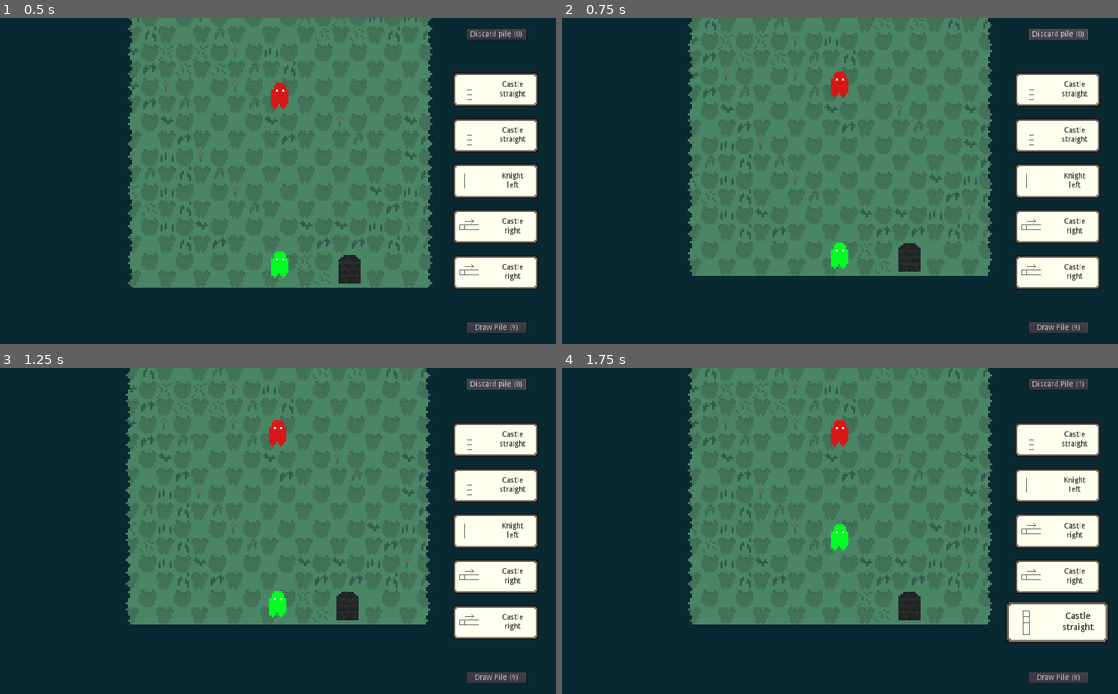
Above: before the commit, frames 1-4 (two rows, left to right).
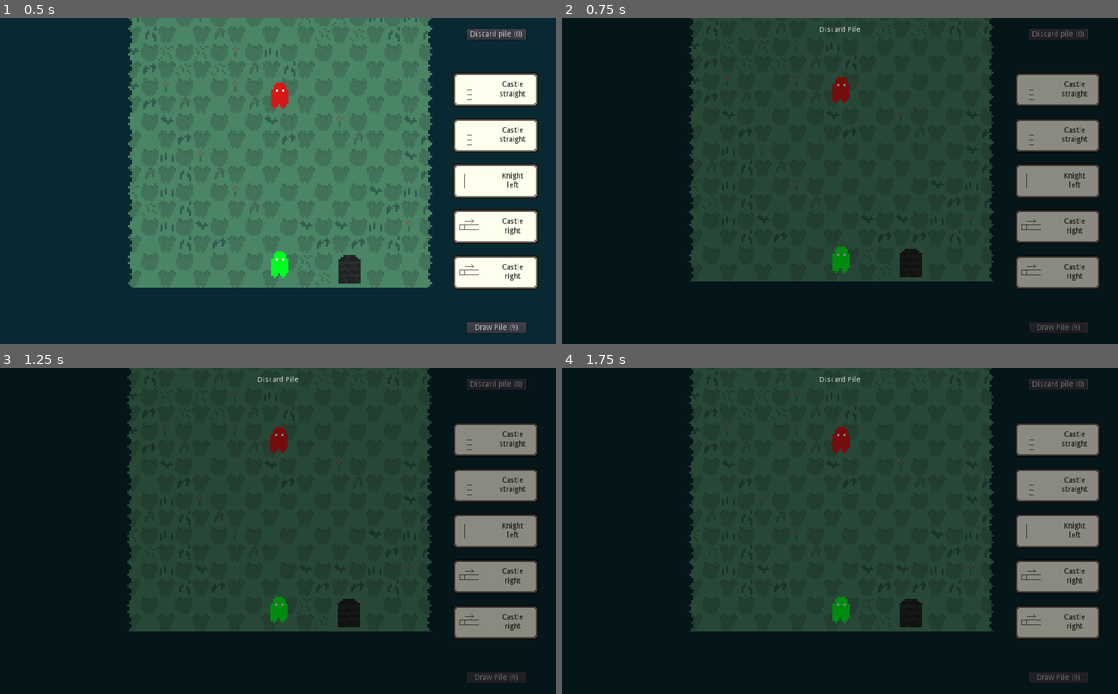
Above: after the commit, the same moments.

Repository: tomdrever/GodotGhostGame
Game: Godot game, scene res://src/scenes/GameScene.tscn
Same seed, same stepped clock (60 frames per second), same inputs: the game is played once before the commit and once after it.
Inputs (mouse positions are in pixels of both pictures, inside the frame that each line leads up to):
- Up to frame 1 (0.5 s): no input
- Up to frame 2 (0.75 s): click "Discard pile (0)" at 0.5 s
- Up to frame 3 (1.25 s): no input
- Up to frame 4 (1.75 s): click (1056, 439) at 1.25 s, where only the run before the commit has a clickable "Castle straight"

Frame 1 is identical in both runs. In frame 2, 52% of the frame differs, in the area x 22-97%, y 0-97%; in frame 3, 52%; in frame 4, 52%, in the area x 22-99%, y 0-97%.

Commit message:
Added card collections to display the draw and discard pile

Diff:
--- a/project.godot
+++ b/project.godot
@@ -9,11 +9,6 @@
 config_version=4
 
 _global_script_classes=[ {
-"base": "Reference",
-"class": "Action",
-"language": "GDScript",
-"path": "res://src/Action.gd"
-}, {
 "base": "TextureButton",
 "class": "Card",
 "language": "GDScript",
@@ -33,19 +28,12 @@
 "class": "Level",
 "language": "GDScript",
 "path": "res://src/Level.gd"
-}, {
-"base": "Action",
-"class": "Movement",
-"language": "GDScript",
-"path": "res://src/Movement.gd"
 } ]
 _global_script_class_icons={
-"Action": "",
 "Card": "",
 "DungeonLevel": "",
 "GameBoardActor": "",
-"Level": "",
-"Movement": ""
+"Level": ""
 }
 
 [application]
--- a/src/Action.gd
+++ /dev/null
@@ -1,4 +0,0 @@
-class_name Action
-
-func play(actor: Node2D) -> void:
-	pass
--- a/src/Movement.gd
+++ /dev/null
@@ -1,14 +0,0 @@
-extends Action
-
-class_name Movement
-
-var directions : = [Vector2(1, 0), Vector2(0, -1), Vector2(0, -1), Vector2(0, -1)]
-
-signal move(actor, directions)
-
-# Called when the node enters the scene tree for the first time.
-func _ready() -> void:
-	pass # Replace with function body.
-
-func play(actor: Node2D) -> void:
-	emit_signal("move", actor, directions)
--- a/src/TurnManager.gd
+++ /dev/null
@@ -1,7 +0,0 @@
-extends Node
-
-# needs to be reactive i.e. reacts to player's turn ending
-# need player_turn_ended signal which, when received, triggers looping thru of all
-# other actors turns - using signals and defered_calls
-# AIGameBoardActor class - has take_turn() function - enemies and such extend that
-# instead of just gameboardactor
--- /dev/null
+++ b/src/scenes/deck/CardCollection.gd
@@ -0,0 +1,31 @@
+extends Control
+
+export(String) var title : = ""
+
+signal children_changed
+
+func _ready() -> void:
+	$Title.text = title
+
+func add_card(card: Node) -> void:
+	$GridContainer.add_child(card, false)
+	emit_signal("children_changed")
+
+func remove_card(card: Node) -> void:
+	$GridContainer.remove_child(card)
+	emit_signal("children_changed")
+
+func get_cards():
+	return $GridContainer.get_children()
+
+func get_card_count():
+	return $GridContainer.get_child_count()
+
+func _input(event):
+	if event.is_action_pressed("ui_cancel"):
+		visible = false
+		get_tree().paused = false
+
+func on_toggle():
+	visible = true
+	get_tree().paused = true
--- /dev/null
+++ b/src/scenes/deck/CardCollection.tscn
@@ -0,0 +1,43 @@
+[gd_scene load_steps=3 format=2]
+
+[ext_resource path="res://src/scenes/deck/CardCollection.gd" type="Script" id=1]
+
+[sub_resource type="Theme" id=1]
+
+[node name="CardCollection" type="ColorRect"]
+pause_mode = 2
+visible = false
+anchor_right = 1.0
+anchor_bottom = 1.0
+color = Color( 0, 0, 0, 0.458824 )
+script = ExtResource( 1 )
+__meta__ = {
+"_edit_use_anchors_": false
+}
+
+[node name="Title" type="Label" parent="."]
+anchor_left = 0.5
+anchor_right = 0.5
+margin_left = -48.0
+margin_top = 14.592
+margin_right = 48.0
+margin_bottom = 28.592
+grow_horizontal = 2
+theme = SubResource( 1 )
+align = 1
+__meta__ = {
+"_edit_use_anchors_": false
+}
+
+[node name="GridContainer" type="GridContainer" parent="."]
+anchor_left = 0.5
+anchor_right = 0.5
+anchor_bottom = 1.0
+margin_top = 64.0
+grow_horizontal = 2
+size_flags_horizontal = 2
+size_flags_vertical = 2
+columns = 3
+__meta__ = {
+"_edit_use_anchors_": false
+}
--- a/src/scenes/deck/CardGridContainer.gd
+++ /dev/null
@@ -1,11 +0,0 @@
-extends GridContainer
-
-signal children_changed
-
-func add_child(node: Node, legible_unique_name: bool = false) -> void:
-	.add_child(node, legible_unique_name)
-	emit_signal("children_changed")
-
-func remove_child(node: Node) -> void:
-	.remove_child(node)
-	emit_signal("children_changed")
--- a/src/scenes/deck/Deck.gd
+++ b/src/scenes/deck/Deck.gd
@@ -17,7 +17,7 @@
 
 	# At the start of the game, add all cards to the draw pile
 	for card in cards:
-		$DrawPile.add_child(card)
+		$DrawPile.add_card(card)
 
 	# Then draw 5 cards
 	for _i in range(5):
@@ -59,7 +59,7 @@
 # Move card from DrawPile to Hand
 func draw_card(card: Card) -> void:
 	# Remove it from DrawPile
-	$DrawPile.remove_child(card)
+	$DrawPile.remove_card(card)
 
 	# Add it to Hand
 	$SideBar/Hand.add_child(card)
@@ -68,21 +68,21 @@
 	card.connect("button_up", $SideBar/Hand, "on_card_clicked", [card])
 
 	# Let Hand listen to it being focused/unfocused
-	card.connect("card_focused", $SideBar/Hand, "on_card_focused", [card])
-	card.connect("card_unfocused", $SideBar/Hand, "on_card_unfocused")
+	card.connect("mouse_entered", $SideBar/Hand, "mouse_entered", [card])
+	card.connect("mouse_exited", $SideBar/Hand, "mouse_exited", [card])
 
 func draw_random_card() -> void:
 	# If no more cards in DrawPile, empty DiscardPile and shuffle the cards into Drawpile
-	if $DrawPile.get_child_count() == 0:
+	if $DrawPile.get_card_count() == 0:
 		print("Shuffling discard pile into draw pile!")
-		var discard_pile_cards = $DiscardPile.get_children()
+		var discard_pile_cards = $DiscardPile.get_cards()
 		discard_pile_cards.shuffle()
 		for card in discard_pile_cards:
-			$DiscardPile.remove_child(card)
-			$DrawPile.add_child(card)
+			$DiscardPile.remove_card(card)
+			$DrawPile.add_card(card)
 
 	# Get list of cards in DrawPile
-	var draw_pile_cards = $DrawPile.get_children()
+	var draw_pile_cards = $DrawPile.get_cards()
 
 	# Choose one at random
 	var random_index = randi() % draw_pile_cards.size()
@@ -99,14 +99,14 @@
 	card.disconnect("button_up", $SideBar/Hand, "on_card_clicked");
 
 	# TODO - is there a disconnect_all?
-	card.disconnect("card_focused", $SideBar/Hand, "on_card_focused")
-	card.disconnect("card_unfocused", $SideBar/Hand, "on_card_unfocused")
+	card.disconnect("mouse_entered", $SideBar/Hand, "mouse_entered")
+	card.disconnect("mouse_exited", $SideBar/Hand, "mouse_exited")
 
 	# Add it to DiscardPile
-	$DiscardPile.add_child(card)
+	$DiscardPile.add_card(card)
 
 func update_draw_pile_text() -> void:
-	$SideBar/DrawPileButton.text = str("Draw Pile (", $DrawPile.get_child_count(), ")")
+	$SideBar/DrawPileButton.text = str("Draw Pile (", $DrawPile.get_card_count(), ")")
 
 func update_discard_pile_text() -> void:
-	$SideBar/DiscardPileButton.text = str("Discard Pile (", $DiscardPile.get_child_count(), ")")
+	$SideBar/DiscardPileButton.text = str("Discard Pile (", $DiscardPile.get_card_count(), ")")
--- a/src/scenes/deck/Deck.tscn
+++ b/src/scenes/deck/Deck.tscn
@@ -1,8 +1,8 @@
 [gd_scene load_steps=4 format=2]
 
 [ext_resource path="res://src/scenes/deck/Hand.gd" type="Script" id=1]
+[ext_resource path="res://src/scenes/deck/CardCollection.tscn" type="PackedScene" id=2]
 [ext_resource path="res://src/scenes/deck/Deck.gd" type="Script" id=4]
-[ext_resource path="res://src/scenes/deck/CardGridContainer.gd" type="Script" id=5]
 
 [node name="Deck" type="Control"]
 anchor_right = 1.0
@@ -66,25 +66,26 @@
 "_edit_use_anchors_": false
 }
 
-[node name="DrawPile" type="GridContainer" parent="."]
-visible = false
-anchor_right = 1.0
-anchor_bottom = 1.0
-margin_right = -6.10352e-05
-columns = 4
-script = ExtResource( 5 )
-__meta__ = {
-"_edit_use_anchors_": false
-}
+[node name="DiscardPile" parent="." instance=ExtResource( 2 )]
+anchor_left = 0.5
+anchor_top = 0.5
+anchor_right = 0.5
+anchor_bottom = 0.5
+margin_left = -512.0
+margin_top = -300.0
+margin_right = 512.0
+margin_bottom = 300.0
+title = "Discard Pile"
 
-[node name="DiscardPile" type="GridContainer" parent="."]
-visible = false
-anchor_right = 1.0
-anchor_bottom = 1.0
-columns = 4
-script = ExtResource( 5 )
-__meta__ = {
-"_edit_use_anchors_": false
-}
-
-[node name="Tween" type="Tween" parent="."]
+[node name="DrawPile" parent="." instance=ExtResource( 2 )]
+anchor_left = 0.5
+anchor_top = 0.5
+anchor_right = 0.5
+anchor_bottom = 0.5
+margin_left = -512.0
+margin_top = -300.0
+margin_right = 512.0
+margin_bottom = 300.0
+title = "Draw Pile"
+[connection signal="pressed" from="SideBar/DiscardPileButton" to="DiscardPile" method="on_toggle"]
+[connection signal="pressed" from="SideBar/DrawPileButton" to="DrawPile" method="on_toggle"]
--- a/src/scenes/deck/Hand.gd
+++ b/src/scenes/deck/Hand.gd
@@ -6,11 +6,14 @@
 
 var enabled = true
 
+func _ready() -> void:
+	add_child(Tween.new(), true)
+
 func on_card_clicked(card) -> void:
 	# TODO - scroll the camera to the player?
 	if enabled:
 		emit_signal("card_played", card)
-		on_card_unfocused()
+		mouse_exited(card)
 		enabled = false
 
 func on_card_action_finished() -> void:
@@ -20,10 +23,21 @@
 # other cards outwards?) (and signal to the game board to display overlay of
 # what the movement would be, or whatever the card does)
 
-func on_card_focused(card) -> void:
+func mouse_entered(card) -> void:
+	_animate_card_focus(card, card.rect_scale, Vector2(1.2, 1.2))
 	if enabled:
 		emit_signal("highlight_card_action", card)
 
-func on_card_unfocused() -> void:
+func mouse_exited(card) -> void:
+	_animate_card_focus(card, card.rect_scale, Vector2(1, 1))
 	if enabled:
 		emit_signal("remove_highlights")
+
+func _animate_card_focus(card, initial, final) -> void:
+	var tween = card.tween
+	if tween.is_active():
+		tween.stop_all()
+
+	tween.interpolate_property(card, "rect_scale", initial, final,  0.08,
+		Tween.TRANS_LINEAR, Tween.EASE_IN_OUT)
+	tween.start()
--- a/src/scenes/deck/card/Card.gd
+++ b/src/scenes/deck/card/Card.gd
@@ -2,18 +2,12 @@
 
 class_name Card
 
+var tween = Tween.new()
 var directions = []
 
-signal card_focused(card)
-signal card_unfocused
-
 func _ready() -> void:
+	add_child(tween)
 	rect_pivot_offset = rect_size / 2
-
-	add_child(Tween.new(), true)
-
-	connect("mouse_entered", self, "mouse_entered")
-	connect("mouse_exited", self, "mouse_exited")
 
 func setup(name, _directions) -> void:
 	$Label.text = name
@@ -22,21 +16,3 @@
 	var texture_file_name = "%s.png" % name.replace(" ", "_").to_lower()
 
 	$TextureRect.texture = load("res://assets/card/" + texture_file_name)
-
-# On mouse enter, make card bigger (moving other cards outwards?) (and signal to the game
-# board to display overlay of what the movement would be, or whatever the card does)
-func mouse_entered() -> void:
-	_animate_card_focus(rect_scale, Vector2(1.2, 1.2))
-	emit_signal("card_focused")
-
-func mouse_exited() -> void:
-	_animate_card_focus(rect_scale, Vector2(1, 1))
-	emit_signal("card_unfocused")
-
-func _animate_card_focus(initial, final) -> void:
-	if $Tween.is_active():
-		$Tween.stop_all()
-
-	$Tween.interpolate_property(self, "rect_scale", initial, final,  0.08,
-		Tween.TRANS_LINEAR, Tween.EASE_IN_OUT)
-	$Tween.start()
